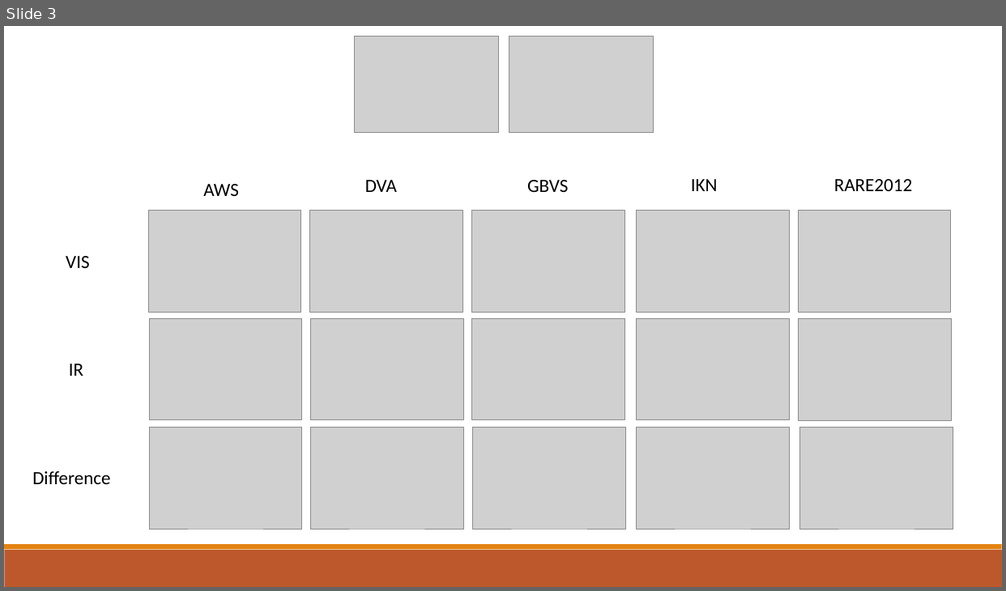
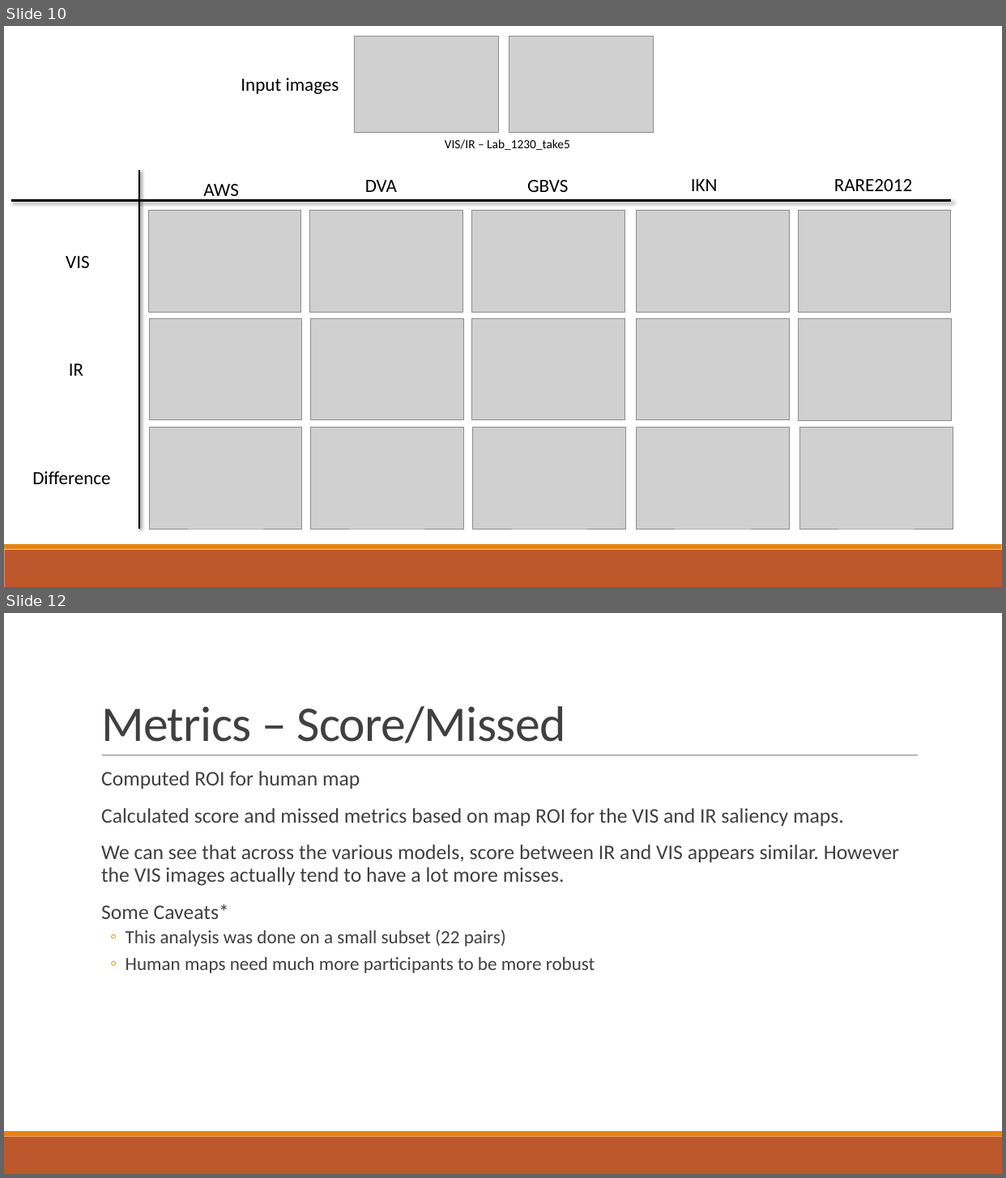
Before and after one commit to PCaruana9/EECS4422_Project, a slide deck: Docs/EECS_4422.pptx. Shown one above the other, each under a label of ours: slide 3 before the commit, slides 10 and 12 after it; the slides between them are not shown. The pictures are 1006x591 and 1006x1178 pixels, drawn with LibreOffice and Linux fonts; fonts in the diff are those of the drawing; grey boxes stand for pictures. Boxes give left, top, right and bottom in pixels: in the first picture for what was removed or moved away, otherwise in the second. Text is boxed around its words. In the diff, an @@ line names an element or a change of style, - is before the commit and + after.

```diff
--- a/Docs/EECS_4422.pptx
+++ b/Docs/EECS_4422.pptx
@@ slide 12 added at <box>4,613,1002,1174</box>, background #FFFFFF; not listed: 2 template elements that a slide beside it also shows @@
@@ title added at <box>101,706,565,743</box>, 48 pt, text #404040 @@
+Metrics – Score/Missed
@@ line added from (102, 756) to (918, 756), #808080 0.5 pt @@
@@ text added at <box>101,771,899,973</box>, 20 pt, text #404040 @@
+  Computed ROI for human map
+  Calculated score and missed metrics based on map ROI for the VIS and IR saliency maps.
+  We can see that across the various models, score between IR and VIS appears similar. However the VIS images actually tend to have a lot more misses.
+  Some Caveats*
+  ◦ This analysis was done on a small subset (22 pairs)
+  ◦ Human maps need much more participants to be more robust
@@ what was slide 3 is now slide 10 @@
@@ slide 10 changed as well @@
@@ text added at <box>241,78,339,94</box>, 18 pt, text #000000 @@
+Input images
@@ text added at <box>445,139,570,150</box>, 12 pt, text #000000 @@
+VIS/IR – Lab_1230_take5
@@ line added from (139, 170) to (139, 529), #000000 2 pt @@
@@ line added from (11, 200) to (952, 200), #000000 2 pt @@
```
Also in this commit, not shown: 13 other slides added, 2 slides removed, 3 other files.
